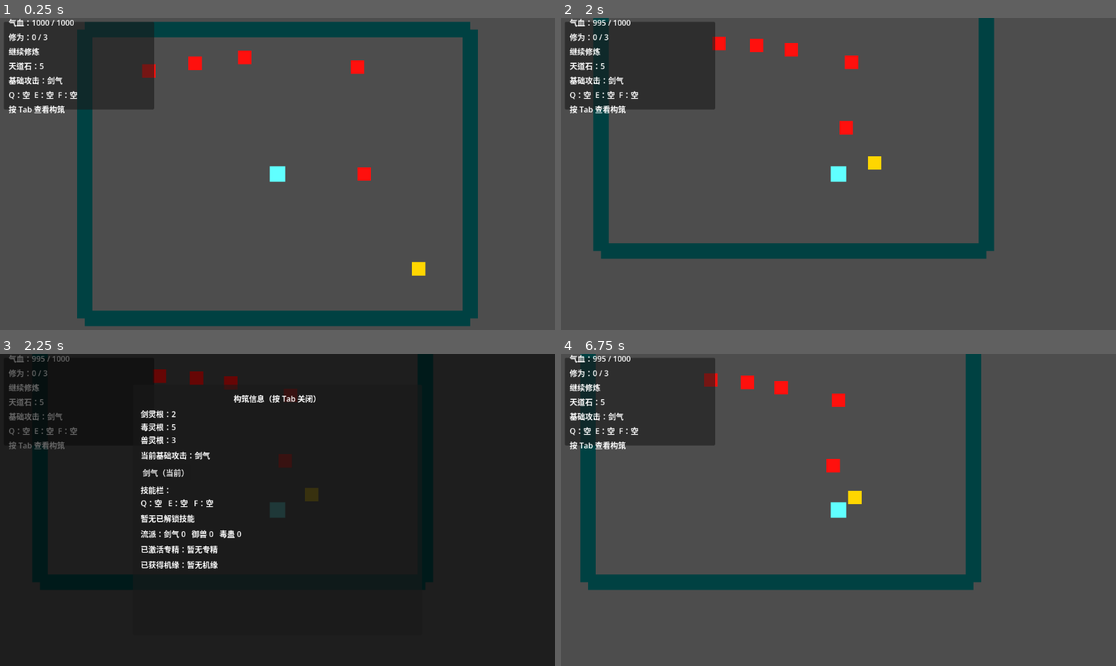
Above: before the commit, frames 1-4 (two rows, left to right).
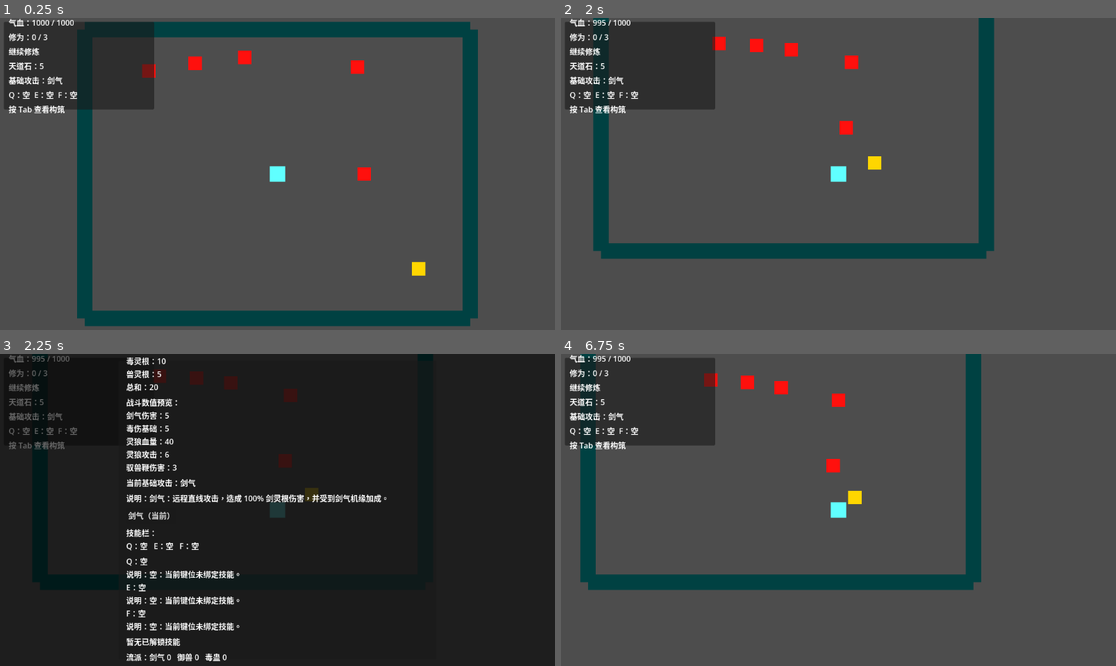
Above: after the commit, the same moments.

Repository: Litrudy/combine-dao
Game: Godot game, scene res://scenes/player/realm_test_map.tscn
Same seed, same stepped clock (60 frames per second), same inputs: the game is played once before the commit and once after it.
Inputs (mouse positions are in pixels of both pictures, inside the frame that each line leads up to):
- Up to frame 1 (0.25 s): no input
- Up to frame 2 (2 s): tap Enter (ui_accept) at 0.5, 0.77, 1.52 s; move the mouse to (960, 158) at 0.52 s; press the mouse at (960, 158) at 0.53 s; hold D (move_right) 0.53-1.28 s; move the mouse to (727, 189) at 1.27 s; release the mouse at (727, 189) at 1.28 s; hold S (move_down) from 1.28 s (still down); tap R (breakthrough) at 1.35 s
- Up to frame 3 (2.25 s): move the mouse to (333, 441) at 2.02 s; release S (move_down) at 2.03 s; hold D (move_right) from 2.03 s (still down); hold Tab (open_build_panel) from 2.03 s (still down)
- Up to frame 4 (6.75 s): release D (move_right) at 2.75 s; release Tab (open_build_panel) at 2.75 s; click "剑气（当前）" at 2.75 s; tap Enter (ui_accept) at 3.5, 3.77, 4.25, 4.52, 5, 5.27, 5.75, 6.5 s; move the mouse to (810, 572) at 3.52 s; hold W (move_up) 3.53-4.28 s; tap K at 3.6 s; move the mouse to (1005, 556) at 4.27 s; hold A (move_left) 4.28-5.78 s; tap H at 4.35 s; move the mouse to (672, 463) at 5.02 s; click (672, 463) at 5.1 s; move the mouse to (866, 510) at 5.77 s; hold S (move_down) 5.78-6.53 s; hold R (breakthrough) 5.78-6.53 s; move the mouse to (755, 432) at 6.52 s; hold D (move_right) from 6.53 s (still down); tap Tab (open_build_panel) at 6.6 s

Frames 1-2 are identical in both runs. In frame 3, 5.6% of the frame differs, in the area x 22-70%, y 1-99%; in frame 4, nothing differs.

Commit message:
feat: 优化构筑页数值预览

Diff:
--- a/scenes/player/cultivator.gd
+++ b/scenes/player/cultivator.gd
@@ -26,10 +26,10 @@
 var qi_blood: int
 var mana: int
 
-## ===== 灵根（开局随机，总和为 10，每项至少 1）=====
-var sword_root: int = 1
-var poison_root: int = 1
-var beast_root: int = 1
+## ===== 灵根（开局随机，总和为 20，每项至少 2）=====
+var sword_root: int = 2
+var poison_root: int = 2
+var beast_root: int = 2
 
 ## ===== 技能栏系统 =====
 ## 已解锁的基础攻击（左键）
@@ -53,6 +53,19 @@
 	"sword_qi": "剑气",
 	"poison_dart": "毒镖",
 	"beast_whip": "驭兽鞭",
+}
+
+## 基础攻击 id -> 说明文本（构筑页展示）
+const PRIMARY_ATTACK_DESCRIPTIONS: Dictionary = {
+	"sword_qi": "剑气：远程直线攻击，造成 100% 剑灵根伤害，并受到剑气机缘加成。",
+	"poison_dart": "毒镖：远程低伤害攻击，附带毒伤。毒伤基础值为 50% 毒灵根，并受到毒蛊机缘加成。",
+	"beast_whip": "驭兽鞭：近距离范围攻击，伤害较低，但会标记敌人，使灵狼对其造成更高伤害。",
+}
+
+## 技能 id -> 说明文本（构筑页展示）
+const SKILL_DESCRIPTIONS: Dictionary = {
+	"poison_mist": "毒雾：在鼠标位置释放毒雾，对范围内妖兽持续造成毒伤。毒伤受毒灵根和毒蛊机缘影响。",
+	"summon_wolf": "召唤灵狼：召唤灵狼协助战斗。灵狼血量为 800% 兽灵根，攻击为 120% 兽灵根，并受到御兽机缘影响。",
 }
 
 ## 当前修为
@@ -174,13 +187,15 @@
 	_init_spiritual_roots()
 
 
-## 随机生成三种灵根：各保底 1 点，剩余 7 点随机分配，总和为 10
+## 随机生成三种灵根：各保底 2 点，剩余 14 点随机分配，总和为 20
 func _init_spiritual_roots() -> void:
-	sword_root = 1
-	poison_root = 1
-	beast_root = 1
+	# 每种灵根保底 2 点，确保任一流派不会完全过弱
+	sword_root = 2
+	poison_root = 2
+	beast_root = 2
+	# 剩余 14 点（20 - 2*3）随机分配给三种灵根
 	var roots: Array[String] = ["sword", "poison", "beast"]
-	for _i in 7:
+	for _i in 14:
 		match roots[randi() % roots.size()]:
 			"sword":
 				sword_root += 1
@@ -188,7 +203,8 @@
 				poison_root += 1
 			"beast":
 				beast_root += 1
-	print("剑灵根：", sword_root, "，毒灵根：", poison_root, "，兽灵根：", beast_root)
+	# 总和恒为 20，便于校验
+	print("剑灵根：", sword_root, "，毒灵根：", poison_root, "，兽灵根：", beast_root, "，总和：", sword_root + poison_root + beast_root)
 
 	# 连接气血组件的三个信号
 	vitals.damaged.connect(_on_vitals_damaged)
@@ -675,6 +691,18 @@
 	return PRIMARY_ATTACK_NAMES.get(attack_id, attack_id)
 
 
+## 基础攻击 id -> 说明（未知 id 返回空串）
+func get_primary_attack_description(attack_id: String) -> String:
+	return PRIMARY_ATTACK_DESCRIPTIONS.get(attack_id, "")
+
+
+## 技能 id -> 说明（空槽返回占位说明）
+func get_skill_description(skill_id: String) -> String:
+	if skill_id == "":
+		return "空：当前键位未绑定技能。"
+	return SKILL_DESCRIPTIONS.get(skill_id, "")
+
+
 ## 切换当前基础攻击（仅限已解锁，供构筑页调用）
 func set_primary_attack(attack_id: String) -> void:
 	if attack_id in unlocked_primary_attacks:
@@ -943,3 +971,34 @@
 		"active_specialization_names": active_specialization_names,
 		"acquired_boon_records": acquired_boon_records,
 	}
+
+
+## 返回构筑页「数值预览」需要的数据快照：灵根 / 实际战斗数值 / 基础攻击与技能说明
+func get_combat_preview_data() -> Dictionary:
+	# 技能槽位显示名与说明：{ Q/E/F -> 名称 / 说明 }
+	var skill_slots_display: Dictionary = {}
+	var skill_descriptions: Dictionary = {}
+	for key in ["Q", "E", "F"]:
+		var skill_id: String = skill_slots.get(key, "")
+		skill_slots_display[key] = get_skill_display_name(skill_id) if skill_id != "" else "空"
+		skill_descriptions[key] = get_skill_description(skill_id)
+
+	return {
+		# 灵根原始数值
+		"sword_root": sword_root,
+		"poison_root": poison_root,
+		"beast_root": beast_root,
+		# 灵根驱动的实际战斗数值（含机缘加成）
+		"sword_damage": get_sword_damage(),
+		"poison_damage": get_poison_damage(),
+		"wolf_max_hp": get_wolf_max_hp(),
+		"wolf_damage": get_wolf_damage(),
+		"beast_whip_damage": get_beast_whip_damage(),
+		# 当前基础攻击及其说明
+		"primary_attack_type": primary_attack_type,
+		"primary_attack_name": get_primary_attack_display_name(primary_attack_type),
+		"primary_attack_description": get_primary_attack_description(primary_attack_type),
+		# 技能栏说明
+		"skill_slots_display": skill_slots_display,
+		"skill_descriptions": skill_descriptions,
+	}
--- a/scenes/ui/build_panel.gd
+++ b/scenes/ui/build_panel.gd
@@ -4,9 +4,12 @@
 ## 并允许切换基础攻击与调整技能键位。只读展示与调用玩家方法，不直接改玩家数据。
 
 @onready var _root_label: Label = $Panel/VBoxContainer/RootLabel
+@onready var _combat_preview_label: Label = $Panel/VBoxContainer/CombatPreviewLabel
 @onready var _primary_attack_label: Label = $Panel/VBoxContainer/PrimaryAttackLabel
+@onready var _primary_attack_desc_label: Label = $Panel/VBoxContainer/PrimaryAttackDescLabel
 @onready var _primary_attack_container: HBoxContainer = $Panel/VBoxContainer/PrimaryAttackContainer
 @onready var _skill_slot_label: Label = $Panel/VBoxContainer/SkillSlotLabel
+@onready var _skill_desc_label: Label = $Panel/VBoxContainer/SkillDescLabel
 @onready var _skill_slot_container: VBoxContainer = $Panel/VBoxContainer/SkillSlotContainer
 @onready var _school_count_label: Label = $Panel/VBoxContainer/SchoolCountLabel
 @onready var _specialization_label: Label = $Panel/VBoxContainer/SpecializationLabel
@@ -86,15 +89,32 @@
 	if not is_instance_valid(_player) or not _player.has_method("get_build_data"):
 		return
 	var data: Dictionary = _player.get_build_data()
-
-	# 灵根
-	_root_label.text = "剑灵根：%d\n毒灵根：%d\n兽灵根：%d" % [
-		data["sword_root"], data["poison_root"], data["beast_root"]
-	]
-
-	# 当前基础攻击
+	# 数值预览数据（灵根驱动的实际战斗数值 + 基础攻击 / 技能说明）
+	var preview: Dictionary = {}
+	if _player.has_method("get_combat_preview_data"):
+		preview = _player.get_combat_preview_data()
+
+	# 灵根（含总和）
+	var sword_root: int = data["sword_root"]
+	var poison_root: int = data["poison_root"]
+	var beast_root: int = data["beast_root"]
+	_root_label.text = "剑灵根：%d\n毒灵根：%d\n兽灵根：%d\n总和：%d" % [
+		sword_root, poison_root, beast_root, sword_root + poison_root + beast_root
+	]
+
+	# 战斗数值预览（灵根 → 实际数值）
+	_combat_preview_label.text = "战斗数值预览：\n剑气伤害：%d\n毒伤基础：%d\n灵狼血量：%d\n灵狼攻击：%d\n驭兽鞭伤害：%d" % [
+		preview.get("sword_damage", 0),
+		preview.get("poison_damage", 0),
+		preview.get("wolf_max_hp", 0),
+		preview.get("wolf_damage", 0),
+		preview.get("beast_whip_damage", 0),
+	]
+
+	# 当前基础攻击 + 说明
 	var current_attack: String = data["primary_attack_type"]
 	_primary_attack_label.text = "当前基础攻击：%s" % _player.get_primary_attack_display_name(current_attack)
+	_primary_attack_desc_label.text = "说明：%s" % preview.get("primary_attack_description", "")
 
 	# 已解锁基础攻击按钮（点击切换）
 	_clear_container(_primary_attack_container)
@@ -112,6 +132,16 @@
 		_slot_text(slots.get("E", "")),
 		_slot_text(slots.get("F", "")),
 	]
+
+	# 技能栏逐键说明（技能名 + 说明）
+	var slot_names: Dictionary = preview.get("skill_slots_display", {})
+	var slot_descs: Dictionary = preview.get("skill_descriptions", {})
+	var skill_lines: Array[String] = []
+	for key in ["Q", "E", "F"]:
+		skill_lines.append("%s：%s\n说明：%s" % [
+			key, slot_names.get(key, "空"), slot_descs.get(key, "")
+		])
+	_skill_desc_label.text = "\n".join(skill_lines)
 
 	# 已解锁技能 + 装备按钮
 	_clear_container(_skill_slot_container)
--- a/scenes/ui/build_panel.tscn
+++ b/scenes/ui/build_panel.tscn
@@ -22,10 +22,10 @@
 anchor_top = 0.5
 anchor_right = 0.5
 anchor_bottom = 0.5
-offset_left = -300.0
-offset_top = -260.0
-offset_right = 300.0
-offset_bottom = 260.0
+offset_left = -330.0
+offset_top = -310.0
+offset_right = 330.0
+offset_bottom = 310.0
 grow_horizontal = 2
 grow_vertical = 2
 
@@ -51,11 +51,21 @@
 layout_mode = 2
 text = "剑灵根：-
 毒灵根：-
-兽灵根：-"
+兽灵根：-
+总和：-"
+
+[node name="CombatPreviewLabel" type="Label" parent="Panel/VBoxContainer"]
+layout_mode = 2
+text = "战斗数值预览："
 
 [node name="PrimaryAttackLabel" type="Label" parent="Panel/VBoxContainer"]
 layout_mode = 2
 text = "当前基础攻击：-"
+
+[node name="PrimaryAttackDescLabel" type="Label" parent="Panel/VBoxContainer"]
+layout_mode = 2
+text = "说明：-"
+autowrap_mode = 2
 
 [node name="PrimaryAttackContainer" type="HBoxContainer" parent="Panel/VBoxContainer"]
 layout_mode = 2
@@ -63,6 +73,11 @@
 [node name="SkillSlotLabel" type="Label" parent="Panel/VBoxContainer"]
 layout_mode = 2
 text = "技能栏："
+
+[node name="SkillDescLabel" type="Label" parent="Panel/VBoxContainer"]
+layout_mode = 2
+text = "Q / E / F 技能说明"
+autowrap_mode = 2
 
 [node name="SkillSlotContainer" type="VBoxContainer" parent="Panel/VBoxContainer"]
 layout_mode = 2
